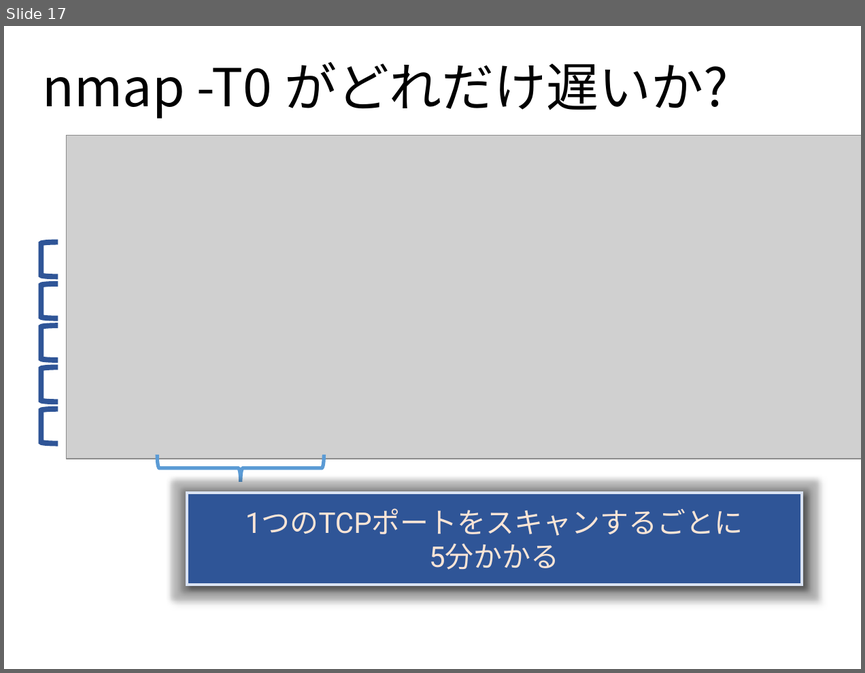
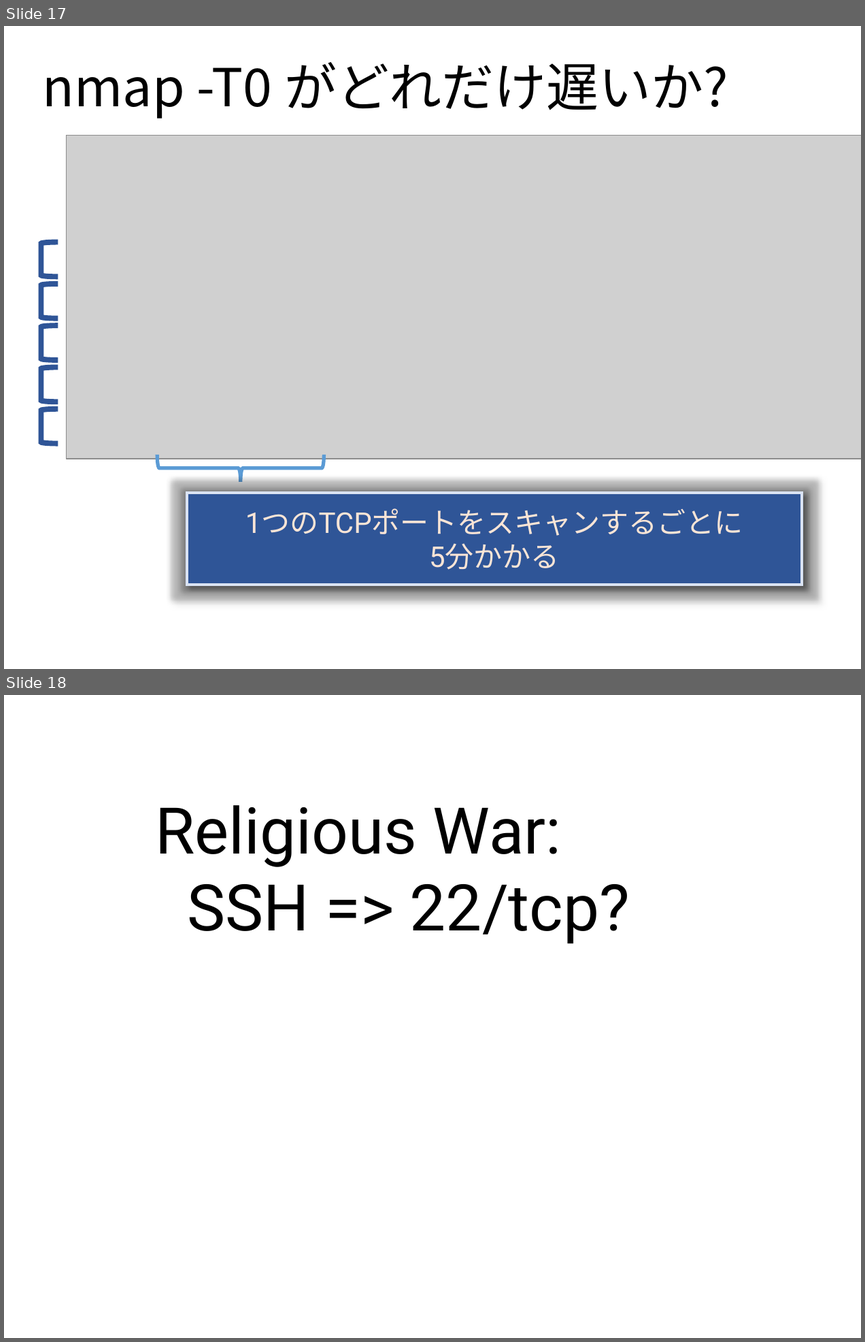
Before and after one commit to ozuma/sumida_sec, a slide deck: 2015-no.2/ppt/00_ozuma.pptx. Shown one above the other, each under a label of ours: slide 17 before the commit, slides 17 and 18 after it. The pictures are 865x673 and 865x1342 pixels, drawn with LibreOffice and Linux fonts; fonts in the diff are those of the drawing; grey boxes stand for pictures; background and template pictures are left out. Boxes give left, top, right and bottom in pixels: in the first picture for what was removed or moved away, otherwise in the second. Text is boxed around its words. In the diff, an @@ line names an element or a change of style, - is before the commit and + after.

```diff
--- a/2015-no.2/ppt/00_ozuma.pptx
+++ b/2015-no.2/ppt/00_ozuma.pptx
@@ slide 18 added at (4,695,861,1338), background picture (left out) @@
@@ text added at (155,805,630,944), 54 pt, text #000000 @@
+Religious War:
+SSH => 22/tcp?
```
Also in this commit, not shown: 7 other slides added, 2 other files.
